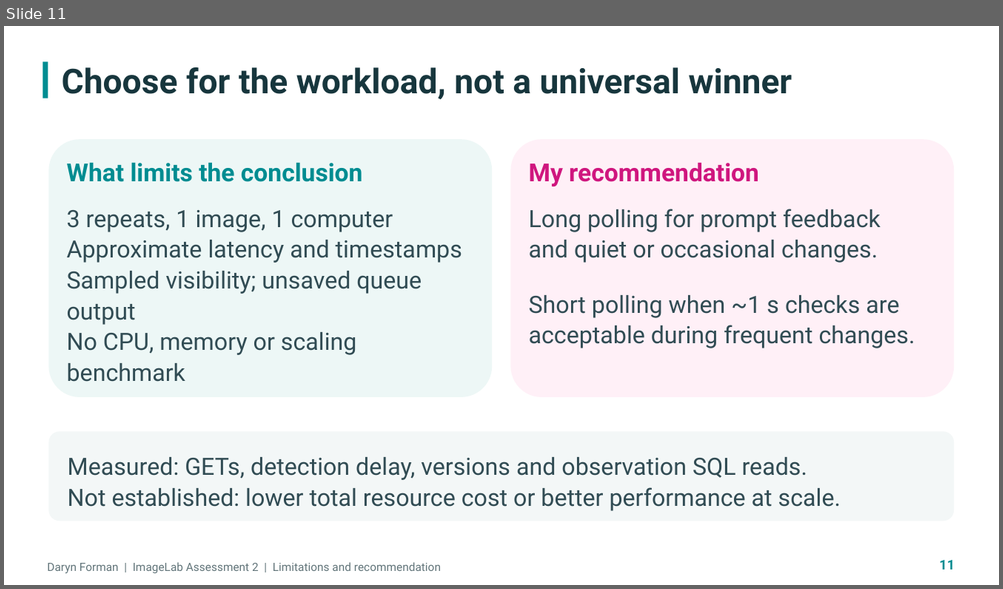
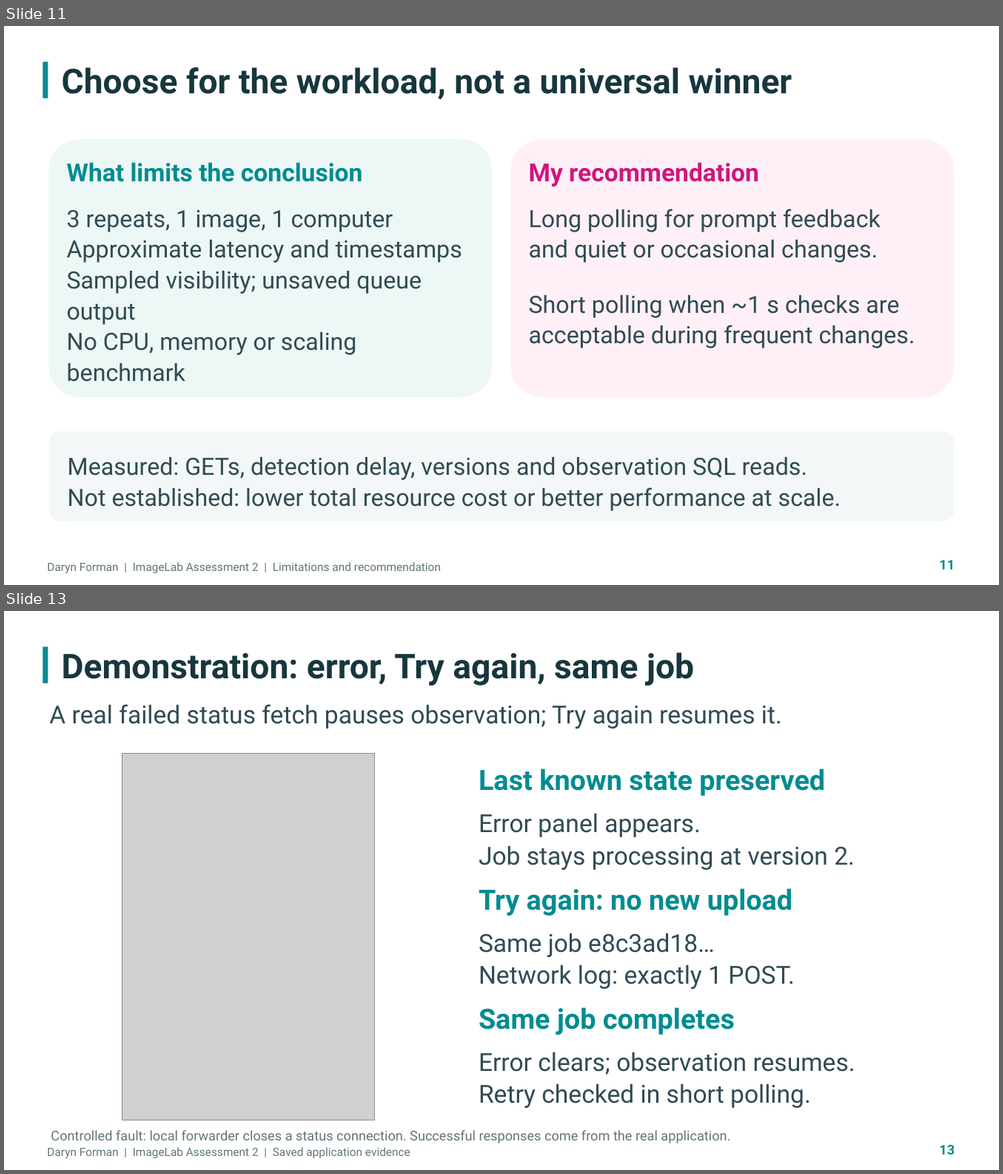
Before and after one commit to darynforman/worddoc, a slide deck: ImageLab_Assessment_2_Daryn_Forman.pptx. Shown one above the other, each under a label of ours: slide 11 before the commit, slides 11 and 13 after it; the slides between them are not shown. The pictures are 1003x589 and 1003x1174 pixels, drawn with LibreOffice and Linux fonts; fonts in the diff are those of the drawing; grey boxes stand for pictures. Boxes give left, top, right and bottom in pixels: in the first picture for what was removed or moved away, otherwise in the second. Text is boxed around its words. In the diff, an @@ line names an element or a change of style, - is before the commit and + after.

Commit message:
Add captured lifecycle demonstrations to presentation

```diff
--- a/ImageLab_Assessment_2_Daryn_Forman.pptx
+++ b/ImageLab_Assessment_2_Daryn_Forman.pptx
@@ slide 13 added at [4,611,999,1170], background #FFFFFF @@
@@ rectangle added at [42,647,48,684], fill #008C91 @@
@@ text added at [62,652,694,686], 33 pt, text #17363D, bold @@
+Demonstration: error, Try again, same job
@@ text added at [49,704,782,729], 24 pt, text #304B53 @@
+A real failed status fetch pauses observation; Try again resumes it.
@@ picture added at [122,754,374,1121] @@
@@ text added at [478,769,825,796], 27 pt, text #008C91, bold @@
+Last known state preserved
@@ text added at [478,813,854,870], 24 pt, text #304B53 @@
+Error panel appears.
+Job stays processing at version 2.
@@ text added at [478,889,792,916], 27 pt, text #008C91, bold @@
+Try again: no new upload
@@ text added at [478,933,794,989], 24 pt, text #304B53 @@
+Same job e8c3ad18…
+Network log: exactly 1 POST.
@@ text added at [478,1008,734,1035], 27 pt, text #008C91, bold @@
+Same job completes
@@ text added at [478,1052,855,1108], 24 pt, text #304B53 @@
+Error clears; observation resumes.
+Retry checked in short polling.
@@ text added at [51,1130,730,1144], 13 pt, text #62757A @@
+Controlled fault: local forwarder closes a status connection. Successful responses come from the real application.
@@ text added at [47,1147,410,1159], 11 pt, text #62757A @@
+Daryn Forman | ImageLab Assessment 2 | Saved application evidence
@@ text added at [939,1145,954,1155], 13 pt, text #008C91, bold @@
+13
```
Also in this commit, not shown: 1 slide changed, 2 other slides added.
